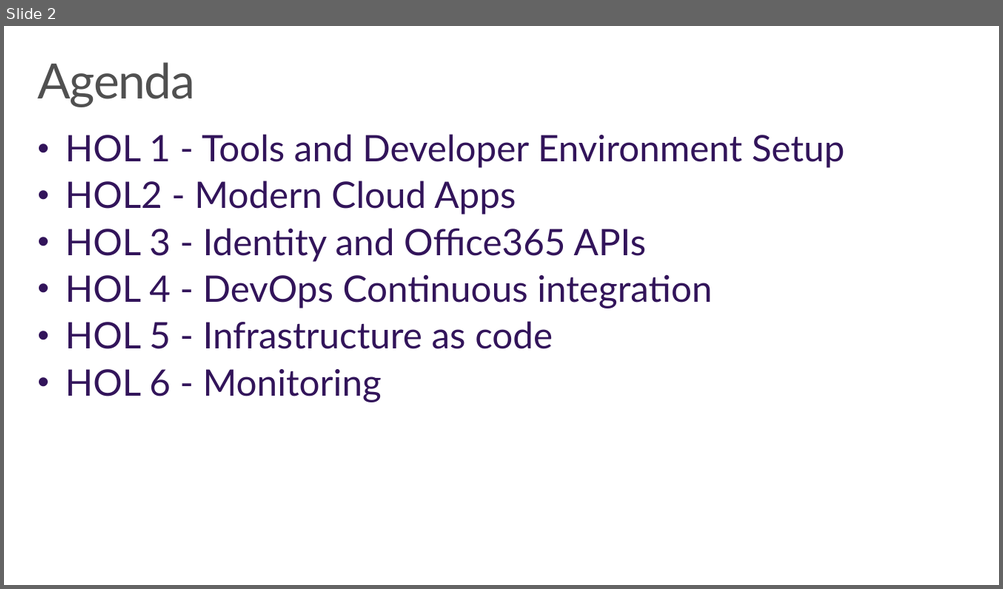
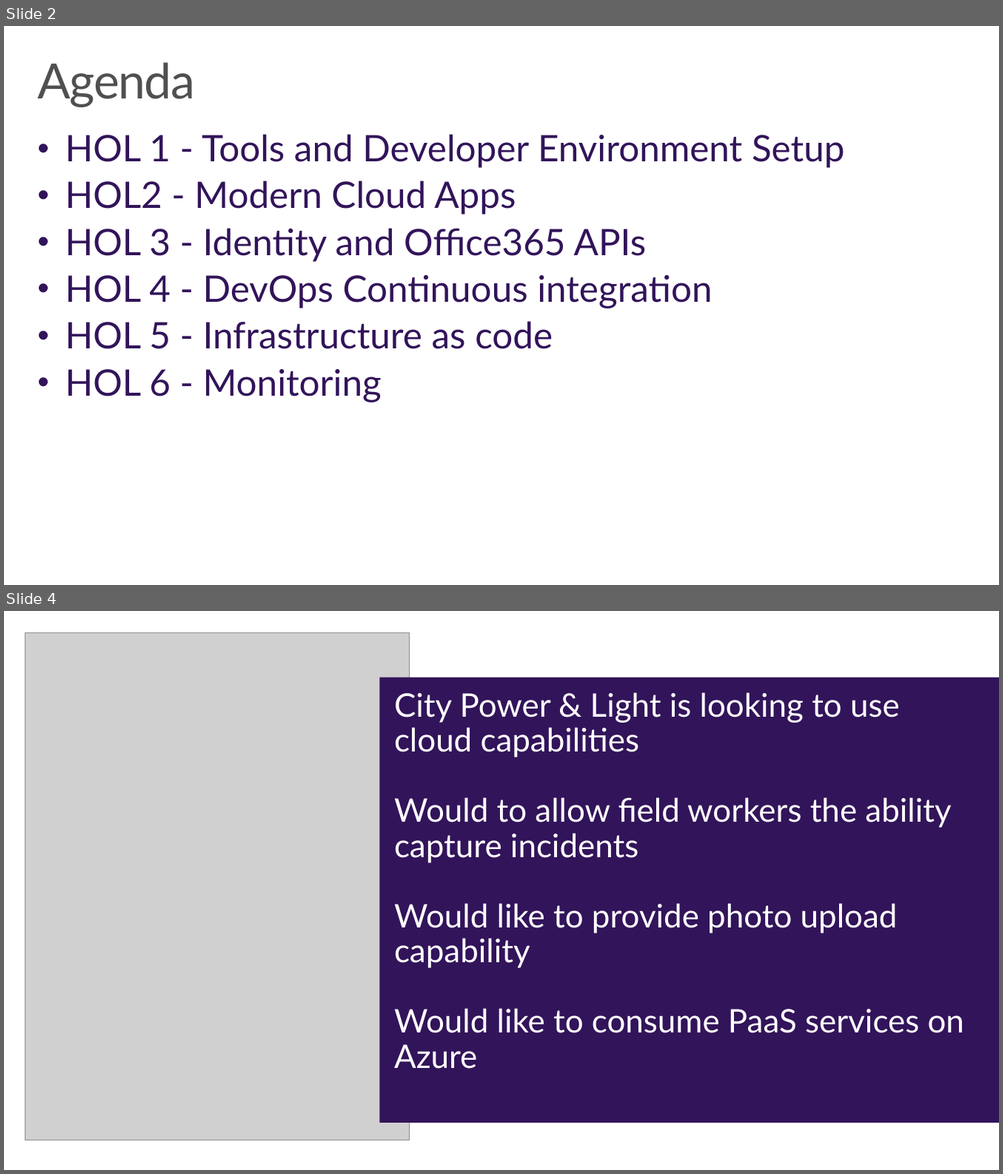
Before and after one commit to wely/DevCamp, a slide deck: Presentation/Module00-Hols.pptx. Shown one above the other, each under a label of ours: slide 2 before the commit, slides 2 and 4 after it; the slides between them are not shown. The pictures are 1003x589 and 1003x1174 pixels, drawn with LibreOffice and Linux fonts; fonts in the diff are those of the drawing; grey boxes stand for pictures; background and template pictures are left out. Boxes give left, top, right and bottom in pixels: in the first picture for what was removed or moved away, otherwise in the second. Text is boxed around its words. In the diff, an @@ line names an element or a change of style, - is before the commit and + after.

```diff
--- a/Presentation/Module00-Hols.pptx
+++ b/Presentation/Module00-Hols.pptx
@@ slide 4 added at [4, 611, 999, 1170], background #FFFFFF @@
@@ picture added at [25, 633, 409, 1141] @@
@@ rectangle added at [379, 678, 999, 1123], fill #32145A, 32 pt, text #FFFFFF @@
+City Power & Light is looking to use cloud capabilities
+Would to allow field workers the ability capture incidents
+Would like to provide photo upload capability
+Would like to consume PaaS services on Azure
```
Also in this commit, not shown: 2 other slides added, 1 other file.
